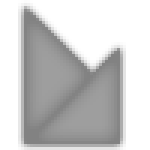
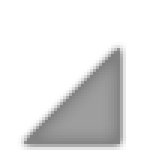
Before/after of a 150×150 layered artwork. What changed in the layer stack:
hid "Calque 3" over [21, 3, 93, 144]
